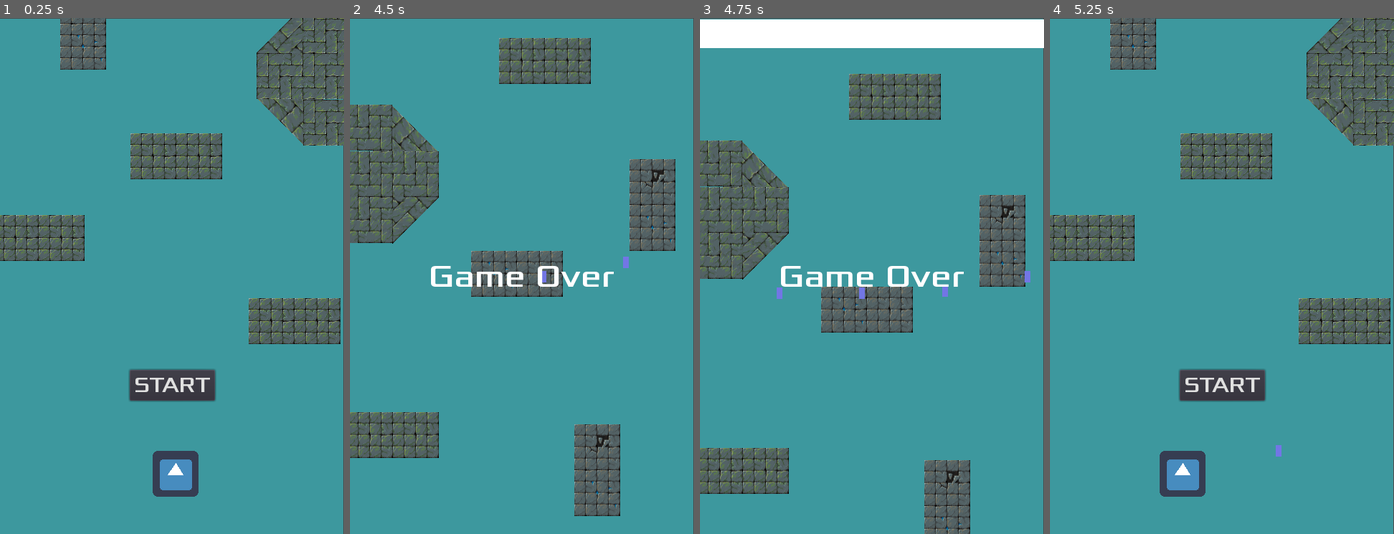
Above: before the commit, frames 1-4 (left to right).
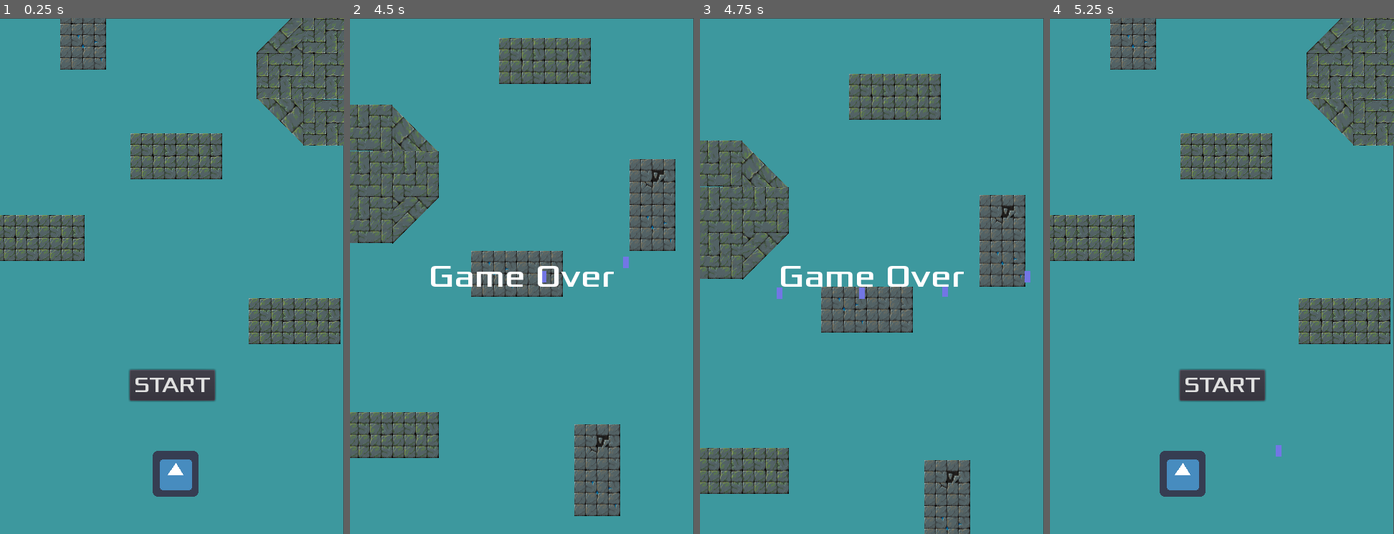
Above: after the commit, the same moments.

Repository: Harrison-Winters/Jet-Pack-Escape
Game: Godot game, scene res://Stage1.tscn
The game is run twice, just before and just after one commit, with the same random seed, the same clock (stepped at 60 frames per second) and the same inputs. The engine's default icon, where the game draws it, is replaced by a stand-in: a white triangle on a blue panel in a dark square.
Inputs:
- Up to frame 1 (0.25 s): no input
- Up to frame 2 (4.5 s): click "START" at 0.5 s; hold Right (ui_right) 1.28-2.03 s; hold Z (shoot) 1.28-2.03 s; hold Down (ui_down) 2.03-2.78 s; tap Z (shoot) at 2.1, 3.6 s; hold Right (ui_right) 2.78-3.53 s; hold Z (shoot) 2.78-3.53 s; hold Up (ui_up) 3.53-4.28 s; hold Left (ui_left) from 4.28 s (still down); hold Z (shoot) from 4.28 s (still down)
- Up to frame 3 (4.75 s): keep holding Left (ui_left); keep holding Z (shoot)
- Up to frame 4 (5.25 s): keep holding Left (ui_left); release Z (shoot) at 5.03 s; tap Z (shoot) at 5.1 s

Frames 1-2 are identical in both runs. In frame 3, 5.6% of the frame differs, in the area x 0-100%, y 0-6%; in frame 4, nothing differs.

Commit message:
Put Win Area back at top

Diff:
--- a/Jetpack Escape/Part1.tscn
+++ b/Jetpack Escape/Part1.tscn
@@ -100,7 +100,7 @@
 position = Vector2( 689, -2634 )
 
 [node name="WinArea" parent="." groups=["ObstaclesPart1"] instance=ExtResource( 4 )]
-position = Vector2( 390, -784 )
+position = Vector2( 366, -21526 )
 collision_layer = 1025
 collision_mask = 1025
 
